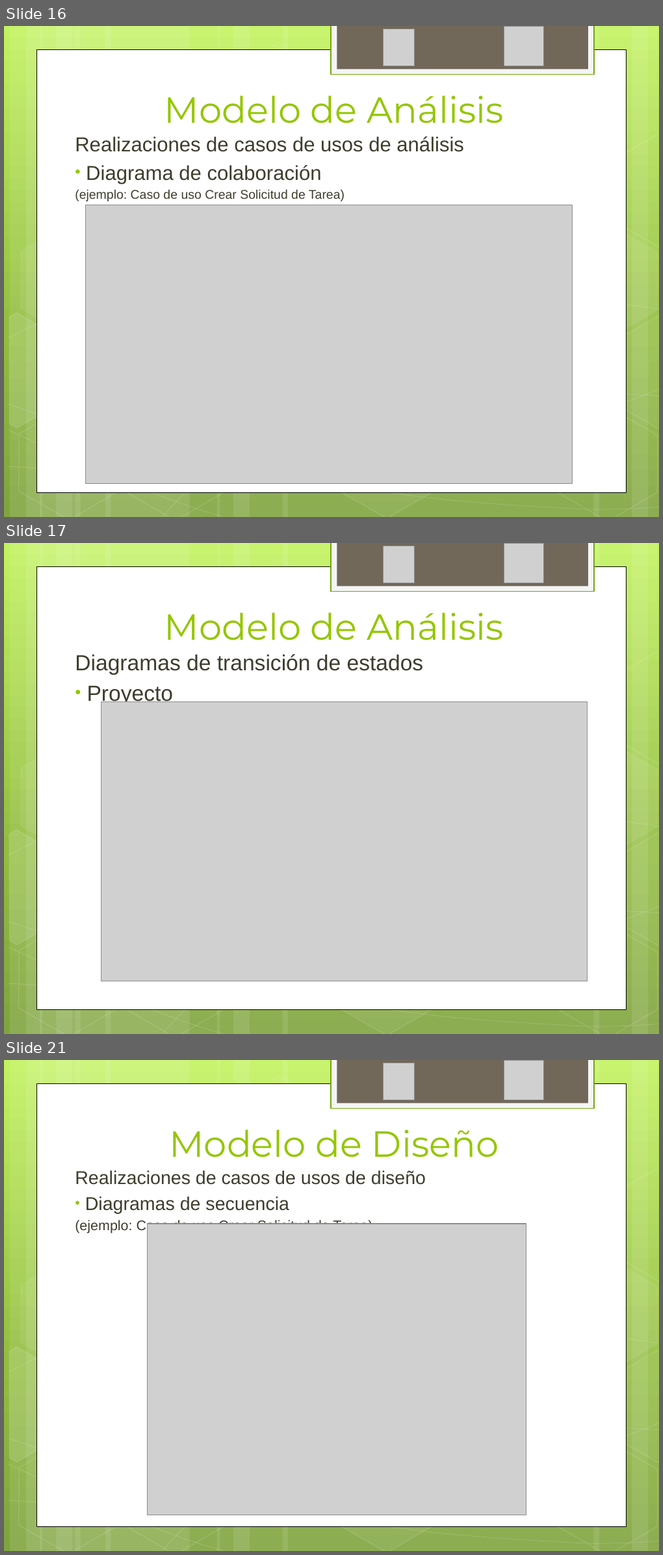
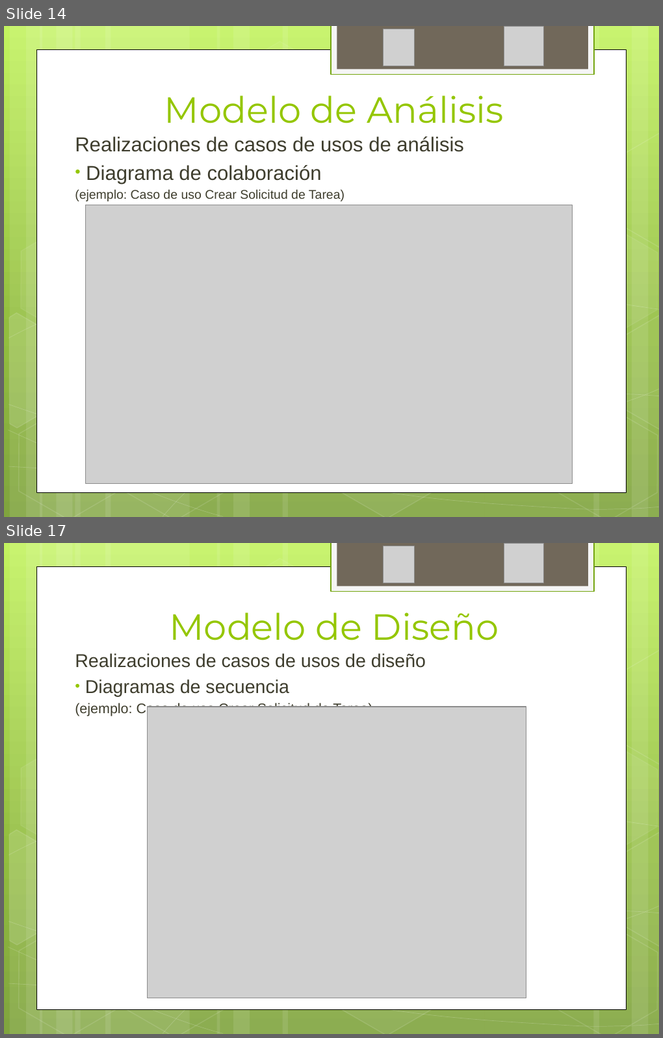
Before and after one commit to ptissera/habilitacion-profesional-2012-4k4, a slide deck: Documentacion/Proyecto/Presentacion Final/Exposicion Final.pptx. Shown one above the other, each under a label of ours: slides 16, 17 and 21 before the commit, slides 14 and 17 after it; the slides between them are not shown. The pictures are 663x1555 and 663x1038 pixels, drawn with LibreOffice and Linux fonts; fonts in the diff are those of the drawing; grey boxes stand for pictures. Boxes give left, top, right and bottom in pixels: in the first picture for what was removed or moved away, otherwise in the second. Text is boxed around its words. In the diff, an @@ line names an element or a change of style, - is before the commit and + after.

```diff
--- a/Documentacion/Proyecto/Presentacion Final/Exposicion Final.pptx
+++ b/Documentacion/Proyecto/Presentacion Final/Exposicion Final.pptx
@@ slide 17 removed at (4, 543, 659, 1034), background gradient #C3F35F to #93BF3F to #81A53E; not listed: 31 template elements that a slide beside it also shows @@
@@ picture removed at (384, 546, 415, 583) @@
@@ picture removed at (504, 544, 545, 583) @@
@@ title removed at (165, 613, 504, 641) @@
-Modelo de Análisis
@@ text removed at (75, 654, 424, 705) @@
-Diagramas de transición de estados
-• Proyecto
@@ picture removed at (101, 702, 587, 981) @@
@@ what was slide 16 is now slide 14 @@
@@ what was slide 21 is now slide 17 @@
```
Also in this commit, not shown: 14 slides changed, 3 slides added, 10 other slides removed.
